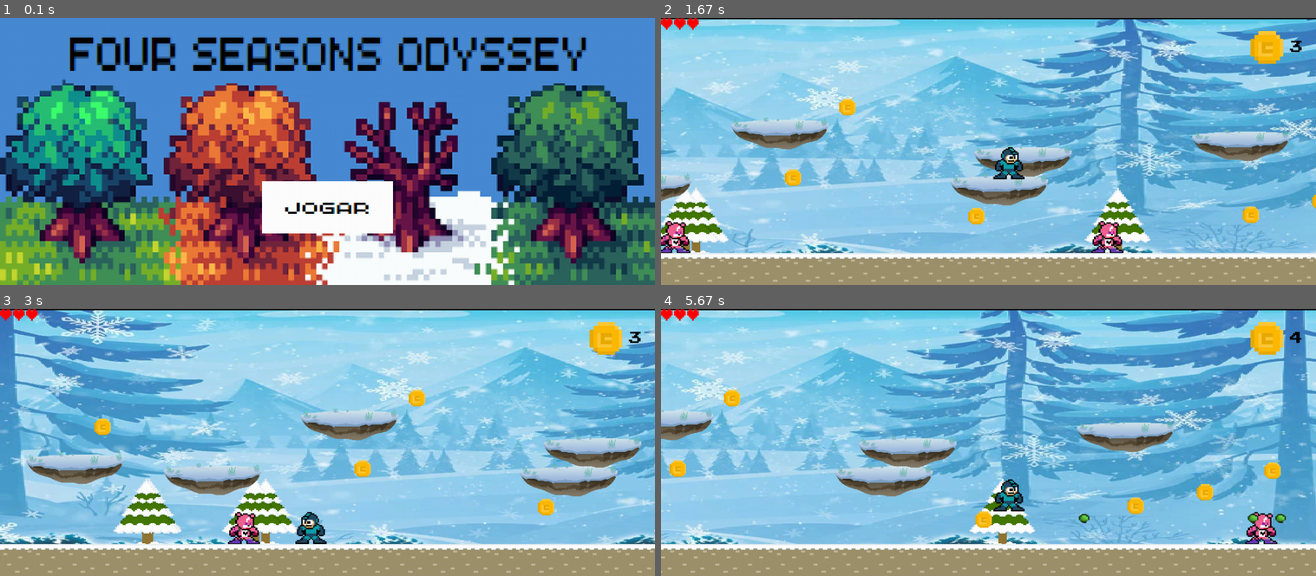
Above: before the commit, frames 1-4 (two rows, left to right).
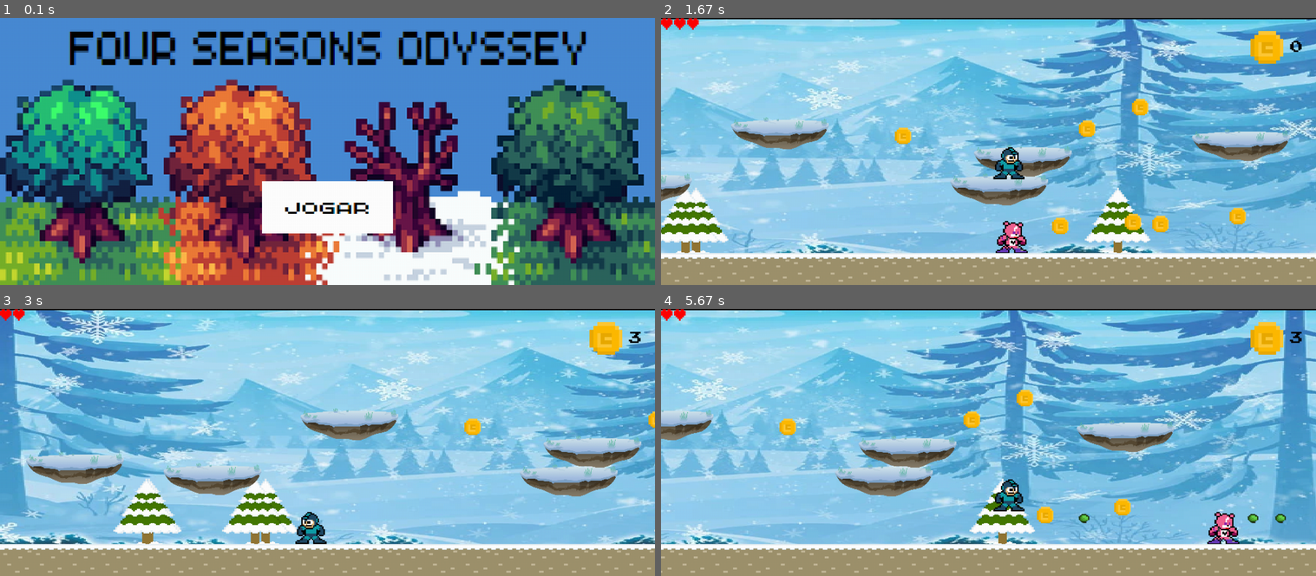
Above: after the commit, the same moments.

Repository: insper-classroom/devlife-23-1-projeto-pygame-thiago-penha-e-joao-faraco
Game: pygame game, started from docs/pygame/jogo.py
Same seed, same stepped clock (60 frames per second), same inputs: the game is played once before the commit and once after it.
Inputs (mouse positions are in pixels of both pictures, inside the frame that each line leads up to):
- Up to frame 1 (0.1 s): no input
- Up to frame 2 (1.67 s): click (988, 207) at 0.38 s; hold Right 0.67-1.13 s; hold Up 1.17-1.47 s; hold Right from 1.5 s (still down)
- Up to frame 3 (3 s): release Right at 1.97 s; hold Left 2-2.53 s; hold Left 2.57-2.97 s
- Up to frame 4 (5.67 s): hold Up 3-3.37 s; hold Right 3.4-4.03 s; hold Left 4.07-4.53 s; hold Right 4.57-5.03 s; hold Up 5.07-5.37 s; hold Right from 5.4 s (still down)

The runs differ from the first frame. In frame 1, 6.5% of the frame differs, in the area x 10-90%, y 4-25%; in frame 2, 2.8%; in frame 3, 1.2%; in frame 4, 2.5%.

Commit message:
Pop up screen

Diff:
--- a/docs/pygame/classes.py
+++ b/docs/pygame/classes.py
@@ -48,15 +48,28 @@
     def __init__(self,window):
         self.window=window
         self.imagem_fundo = pygame.transform.scale(pygame.image.load('docs/imagens/seasons.webp'),(1000,410))
+        self.imagem_fundo_maior = pygame.transform.scale(pygame.image.load('docs/imagens/seasons.webp'),(1005,415))
         self.titulo = pygame.transform.scale(pygame.image.load('docs/imagens/otitulo.png'),(800,90))
+        self.titulo_maior = pygame.transform.scale(pygame.image.load('docs/imagens/otitulo.png'),(805,95))
         self.jogar = pygame.transform.scale(pygame.image.load('docs/imagens/Jogar2.png'),(200,80))
         self.rect_inicio = pygame.Rect(400,250,200,80)
+        self.jogar_maior = pygame.transform.scale(pygame.image.load('docs/imagens/Jogar2.png'),(205,85))
+        self.rect_inicio_maior = pygame.Rect(400,250,205,85)
+        self.contador=0
     def desenha_Tela_Inicio(self):
-        self.window.blit(self.imagem_fundo,(0,0))
-        self.window.blit(self.titulo,(100,10))
-        # pygame.draw.rect(self.window,(255,255,255),self.rect_inicio)
-        self.window.blit(self.jogar,(400,250))
-
+        self.contador+=0.5
+        if self.contador>=20:
+            self.window.blit(self.imagem_fundo_maior,(0,0))
+            self.window.blit(self.titulo_maior,(100,1))
+            pygame.draw.rect(self.window,(0,0,0),self.rect_inicio_maior)
+            self.window.blit(self.jogar_maior,(400,250))
+        else:
+            self.window.blit(self.imagem_fundo,(0,0))
+            pygame.draw.rect(self.window,(0,0,0),self.rect_inicio)
+            self.window.blit(self.jogar,(400,250))
+            self.window.blit(self.titulo,(100,1))
+        if self.contador==40:
+            self.contador=0
 class Tela_Game_Over:
     def __init__(self,window):
         self.window = window
@@ -107,10 +120,10 @@
     def cria_monstro(self):
         i=0
         while i<5:
-            posicao_x = random.randint(0, 2450)
+            posicao_x = random.randint(600, 2450)
             posicao_y = 310
             monstro=Monstro(posicao_x,posicao_y)
-            if not pygame.sprite.spritecollide(monstro, self.grupo_monstro, False, pygame.sprite.collide_mask):
+            if not pygame.sprite.spritecollide(monstro, self.grupo_monstro, False, pygame.sprite.collide_mask) :
                 i+=1
                 self.grupo_monstro.add(monstro)
 
@@ -132,7 +145,7 @@
     def cria_coin(self):
         j=0
         while j<10:
-            posicao_x = random.randint(0, 2450)
+            posicao_x = random.randint(600, 2450)
             posicao_y = random.randint(100,330)
             coin=Coin(posicao_x,posicao_y)
             if not pygame.sprite.spritecollide(coin, self.coinGroup, False, pygame.sprite.collide_mask) and not pygame.sprite.spritecollide(coin, self.plataformaGroup, False, pygame.sprite.collide_mask):
@@ -164,6 +177,7 @@
         self.plantaGroup.draw(self.window)
         self.grupo_monstro.draw(self.window)
         self.desenha_bolinha()
+
 class Personagem(pygame.sprite.Sprite):
 
     def __init__(self,window,tela,fonte):
@@ -251,7 +265,7 @@
             self.game_over = True
         for event in pygame.event.get():
             if event.type == pygame.QUIT:
-                return False
+                pygame.quit()
             elif event.type == pygame.KEYDOWN:
                 if event.key == pygame.K_RIGHT:
                     self.jogador.velocidade_x +=8
@@ -266,10 +280,7 @@
                         self.jogador.image = pygame.transform.flip(self.jogador.image, True, False)
                         self.inverteu = True
                 elif event.key == pygame.K_RETURN and self.game_over:
-                    self.tela_atual = 1
-                    self.game_over = False
-                    self.jogador.vidas = 3
-                    game = Jogo()
+                    return False
                 elif event.key in (pygame.K_SPACE, pygame.K_UP) and (self.jogador.rect.bottom>=360 or self.jogador.colide==True):
                         self.jogador.gravidade=-15
                         self.pula.play()
--- a/docs/pygame/jogo.py
+++ b/docs/pygame/jogo.py
@@ -1,3 +1,4 @@
 from classes import Jogo
-game = Jogo()
-game.loop()
+while True:
+    game = Jogo()
+    game.loop()
